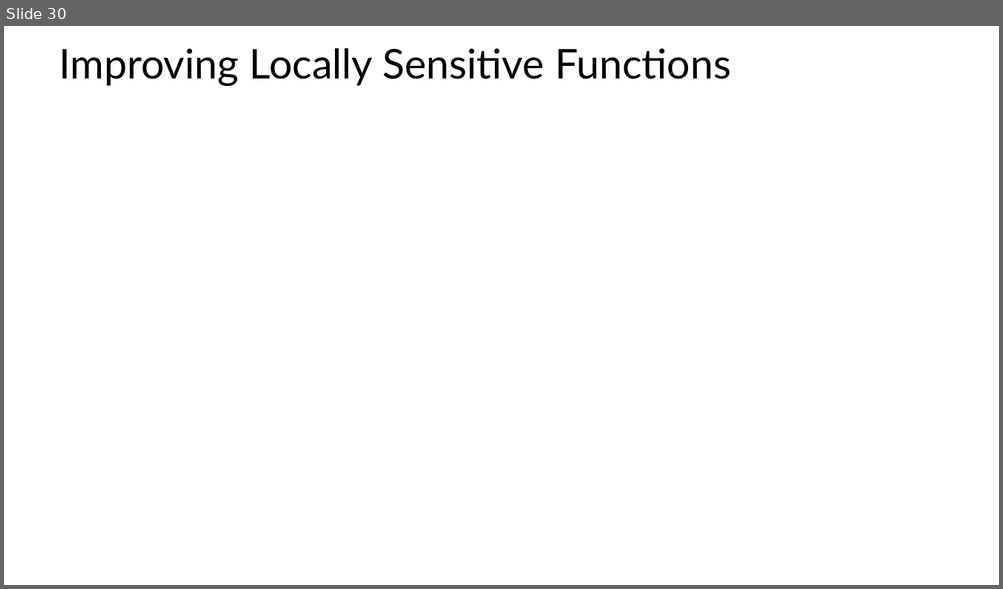
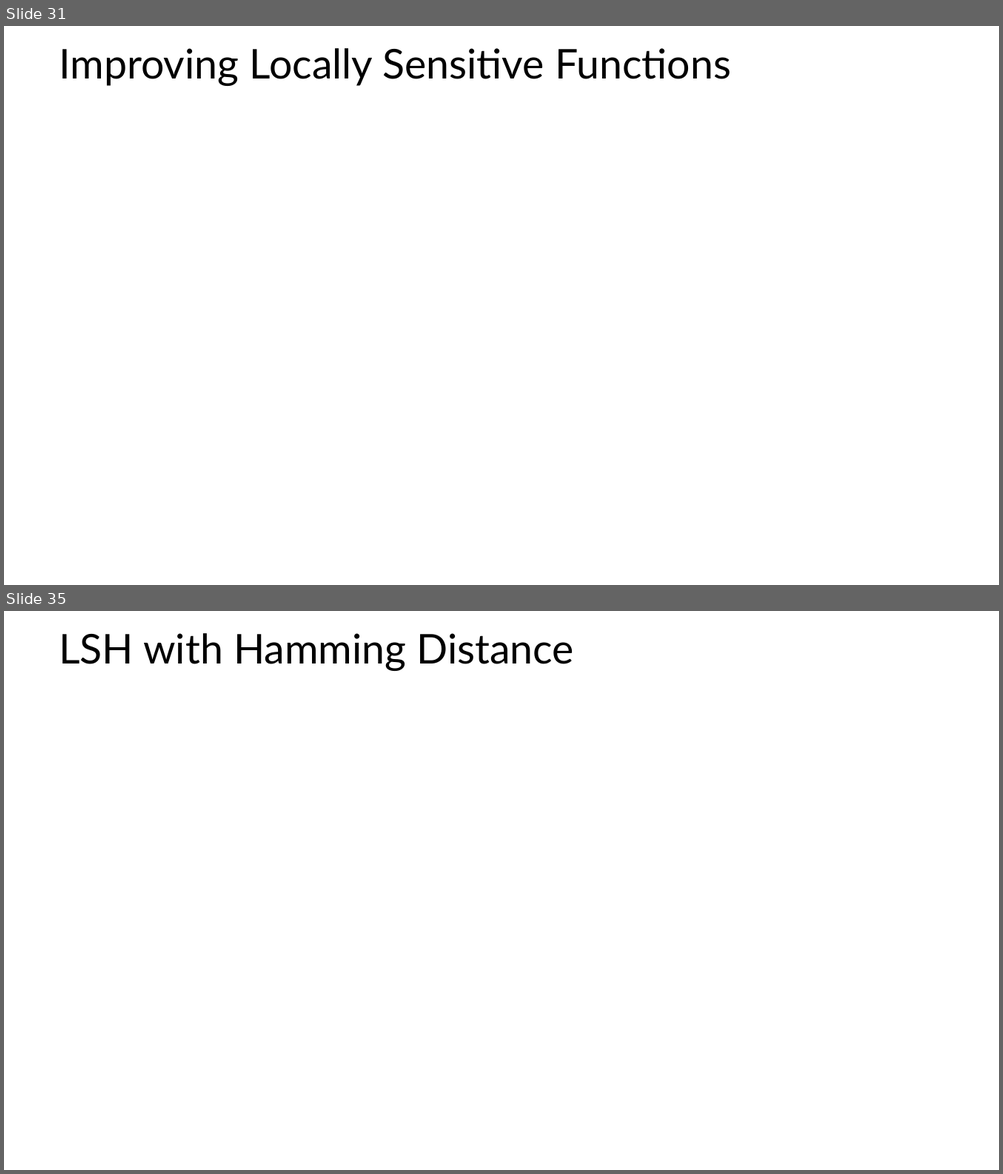
Before and after one commit to StephenElston/CSCI-E-108, a slide deck: slides/4_DistanceAndSimilarityMeasures_Part2.pptx. Shown one above the other, each under a label of ours: slide 30 before the commit, slides 31 and 35 after it; the slides between them are not shown. The pictures are 1003x589 and 1003x1174 pixels, drawn with LibreOffice and Linux fonts; fonts in the diff are those of the drawing; grey boxes stand for pictures. Boxes give left, top, right and bottom in pixels: in the first picture for what was removed or moved away, otherwise in the second. Text is boxed around its words. In the diff, an @@ line names an element or a change of style, - is before the commit and + after.

```diff
--- a/slides/4_DistanceAndSimilarityMeasures_Part2.pptx
+++ b/slides/4_DistanceAndSimilarityMeasures_Part2.pptx
@@ slide 35 added at bbox=[4, 611, 999, 1170], background #FFFFFF @@
@@ title added at bbox=[59, 633, 574, 671], 39.6 pt, text #000000 @@
+LSH with Hamming Distance
@@ what was slide 30 is now slide 31 @@
```
Also in this commit, not shown: 3 slides changed, 9 other slides added.
